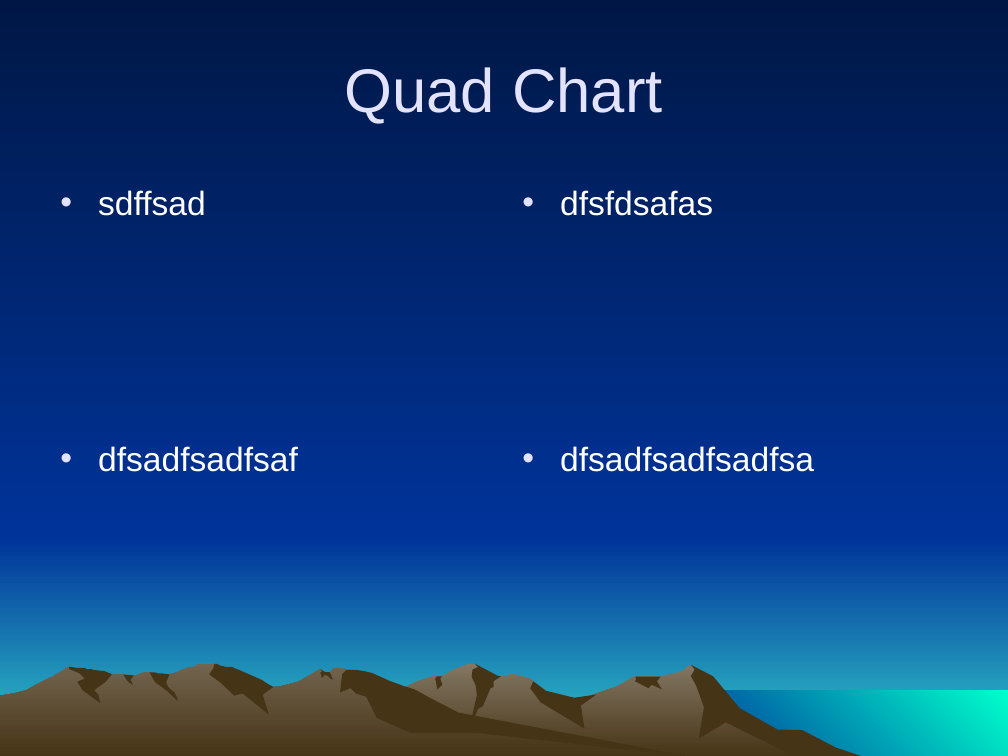
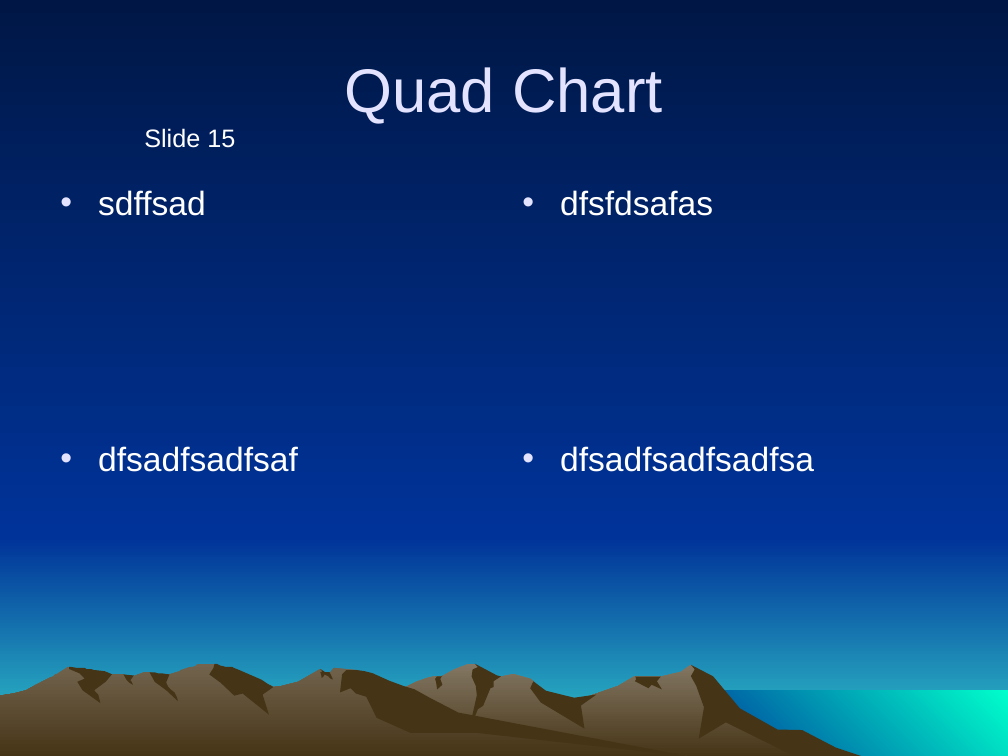
Before and after one commit to aughey/ignite, a slide deck: slide 15 of public/sample/ignite_template.ppt. Drawn at 1008x756 pixels with LibreOffice and Linux fonts; fonts in the diff are those of the drawing. Boxes give left, top, right and bottom in pixels: in the first picture for what was removed or moved away, otherwise in the second. Text is boxed around its words. In the diff, an @@ line names an element or a change of style, - is before the commit and + after.

```diff
--- a/public/sample/ignite_template.ppt
+++ b/public/sample/ignite_template.ppt
@@ text added at [144,128,235,148], 18 pt, text #FFFFFF @@
+Slide 15
```
Also in this commit, not shown: 19 other slides changed, 23 other files.
